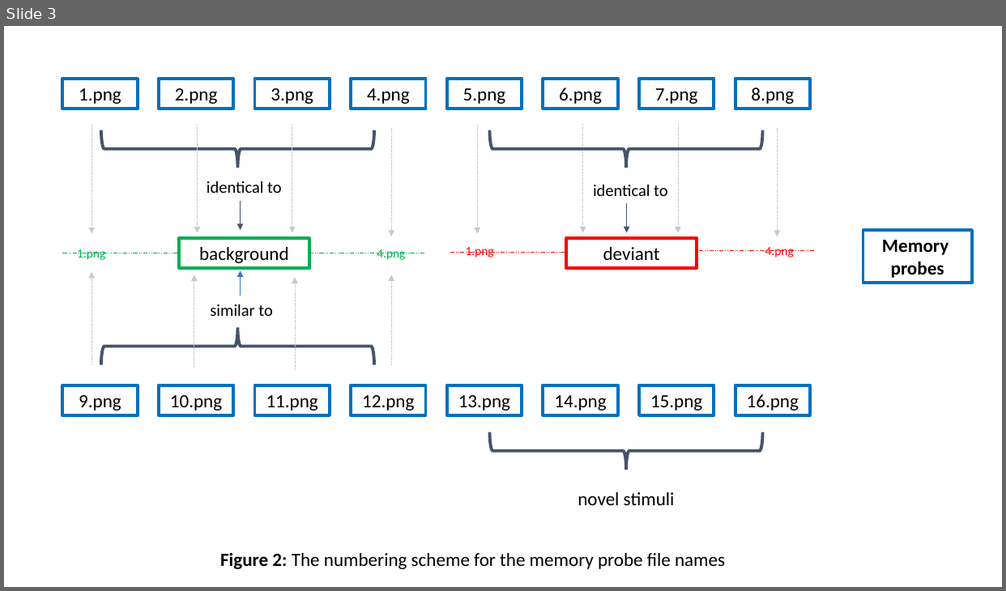
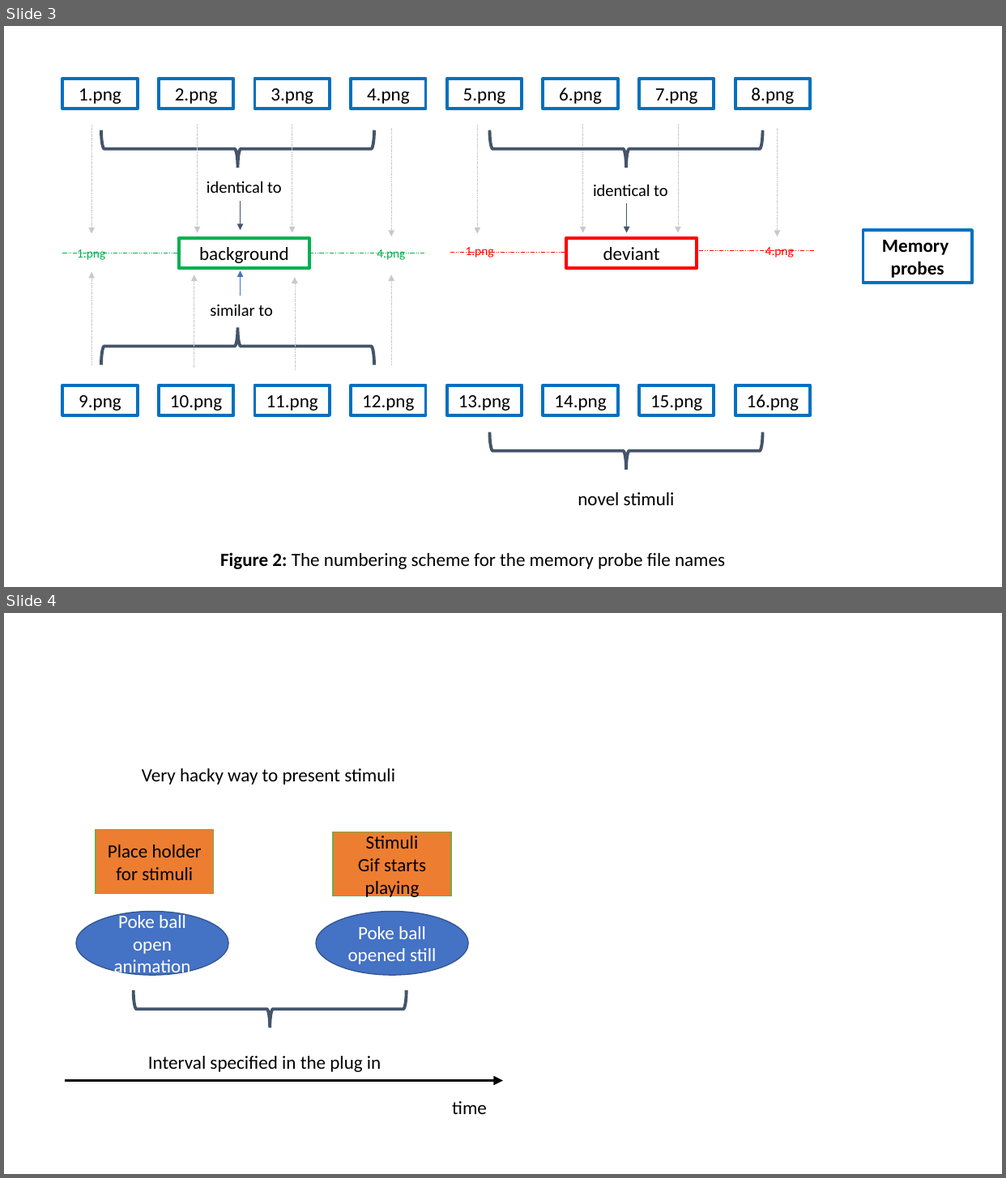
Before and after one commit to anjiecao/looking_time, a slide deck: images/readme/readme_plots.pptx. Shown one above the other, each under a label of ours: slide 3 before the commit, slides 3 and 4 after it. The pictures are 1006x591 and 1006x1178 pixels, drawn with LibreOffice and Linux fonts; fonts in the diff are those of the drawing. Boxes give left, top, right and bottom in pixels: in the first picture for what was removed or moved away, otherwise in the second. Text is boxed around its words. In the diff, an @@ line names an element or a change of style, - is before the commit and + after.

Commit message:
hacky solution to present stimuli

```diff
--- a/images/readme/readme_plots.pptx
+++ b/images/readme/readme_plots.pptx
@@ slide 4 added at (4, 613, 1002, 1174), background #FFFFFF @@
@@ text added at (142, 769, 395, 785), 18 pt, text #000000 @@
+Very hacky way to present stimuli
@@ rectangle added at (96, 830, 214, 894), fill #ED7D31, outline #70AD47 1 pt, 18 pt, text #000000 @@
+Place holder for stimuli
@@ rectangle added at (334, 833, 452, 896), fill #ED7D31, outline #70AD47 1 pt, 18 pt, text #000000 @@
+Stimuli
+Gif starts playing
@@ ellipse added at (76, 912, 228, 975), fill #4472C4, outline #325491 1 pt, 18 pt, text #FFFFFF @@
+Poke ball open animation
@@ ellipse added at (316, 912, 469, 975), fill #4472C4, outline #325491 1 pt, 18 pt, text #FFFFFF @@
+Poke ball opened still
@@ right brace added at (133, 990, 407, 1028), outline #44546A 3 pt @@
@@ text added at (148, 1056, 381, 1072), 18 pt, text #000000 @@
+Interval specified in the plug in
@@ arrow added from (65, 1081) to (503, 1081), #000000 3 pt @@
@@ text added at (452, 1101, 487, 1114), 18 pt, text #000000 @@
+time
```
Also in this commit, not shown: 6 other files.
